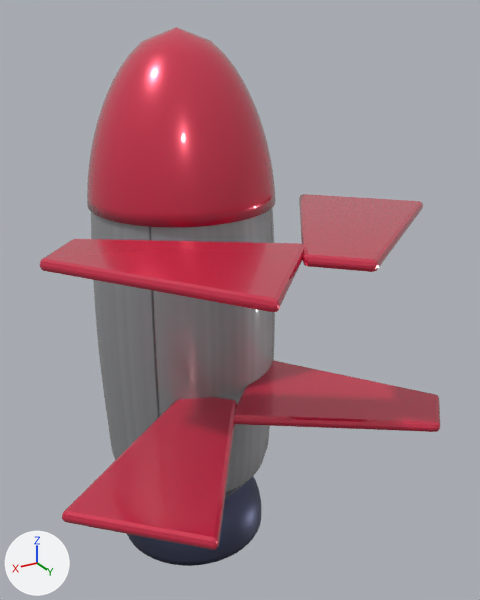
An edit to the glTF model frontend/public/models/rocket.glb, drawn before and after from the same camera.
One viewpoint serves both versions: a camera (50 mm lens) standing at (1.43, 2.94, 1.3) and looking at (-0.12, 0.37, 0.02). Lighting does not change. The marker at lower left points along +X, +Y and +Z. The older version comes first. Where no turn or scale is listed for an object, it has been applied to the vertices. Vertices at exactly the same position are counted once.

Objects in the first picture: 'fin_01', 'fin_02', 'fin_03', 'fin_04', 'rocket_hull', 'rocket_nose', 'rocket_nozzle'.
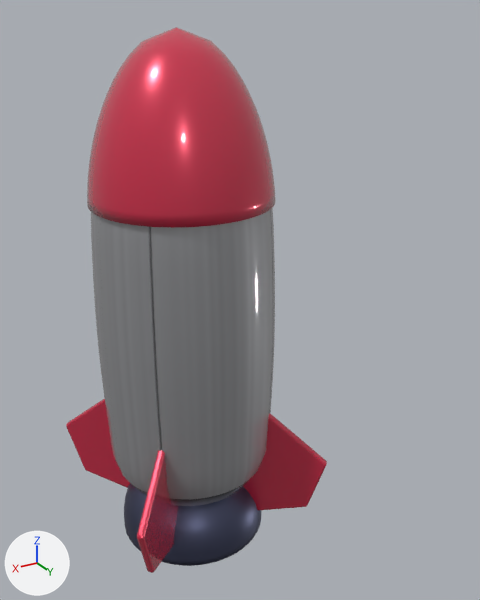
Where the change shows, as pixel boxes (x1, y1, x2, y2) in the pictures (480 x 600 px):
```json
{"object": "fin_04", "change": "reshaped, moved", "before": [62, 397, 237, 550], "after": [66, 398, 130, 488]}
{"object": "fin_01", "change": "reshaped, moved", "before": [40, 239, 305, 312], "after": [137, 450, 178, 573]}
{"object": "fin_02", "change": "reshaped, moved", "before": [299, 194, 423, 272], "after": [244, 414, 327, 510]}
{"object": "fin_03", "change": "reshaped, moved", "before": [233, 360, 441, 432], "on screen": "not visible afterwards"}
{"part": 1, "of": "me_fin_01", "change": "deleted", "before": [40, 239, 305, 312], "on screen": "red"}
{"part": 2, "of": "me_fin_01", "change": "added", "after": [137, 450, 178, 573], "on screen": "red"}
{"part": 3, "of": "me_fin_02", "change": "deleted", "before": [299, 194, 423, 272], "on screen": "red"}
{"part": 4, "of": "me_fin_02", "change": "added", "after": [244, 414, 327, 510], "on screen": "red"}
{"part": 6, "of": "me_fin_04", "change": "deleted", "before": [62, 397, 237, 550], "on screen": "red"}
{"part": 7, "of": "me_fin_04", "change": "added", "after": [66, 398, 130, 488], "on screen": "red"}
```

The change, as JSON lines over the scene's bpy script:
```json
{"block": "me_fin_01", "where": "# used by ob_fin_01; location = (0.438, 0.78, 0.438)"}
{"op": "remove", "block": "me_fin_01", "code": "me_fin_01.from_pydata(...)  # 56 vertices, 108 faces; spans x -0.546..0.427, y -0.427..0.546, z -0.025..0.025"}
{"op": "add", "block": "me_fin_01", "code": "me_fin_01.from_pydata(...)  # 56 vertices, 108 faces; spans x 0.203..0.573, y 0.203..0.573, z -1.437..-0.605"}
{"block": "me_fin_01", "change": "me_fin_01 part 1: 56 vertices removed from x -0.546..0.427, y -0.427..0.546, z -0.025..0.025"}
{"block": "me_fin_01", "change": "me_fin_01 part 2: 56 vertices added at x 0.203..0.573, y 0.203..0.573, z -1.437..-0.605"}
{"block": "me_fin_02", "where": "# used by ob_fin_02; location = (-0.438, 0.78, 0.438)"}
{"op": "remove", "block": "me_fin_02", "code": "me_fin_02.from_pydata(...)  # 56 vertices, 108 faces; spans x -0.546..0.427, y -0.546..0.427, z -0.025..0.025"}
{"op": "add", "block": "me_fin_02", "code": "me_fin_02.from_pydata(...)  # 56 vertices, 108 faces; spans x -0.573..-0.203, y 0.203..0.573, z -1.437..-0.605"}
{"block": "me_fin_02", "change": "me_fin_02 part 3: 56 vertices removed from x -0.546..0.427, y -0.546..0.427, z -0.025..0.025"}
{"block": "me_fin_02", "change": "me_fin_02 part 4: 56 vertices added at x -0.573..-0.203, y 0.203..0.573, z -1.437..-0.605"}
{"block": "me_fin_03", "where": "# used by ob_fin_03; location = (-0.438, 0.78, -0.438)"}
{"op": "remove", "block": "me_fin_03", "code": "me_fin_03.from_pydata(...)  # 56 vertices, 108 faces; spans x -0.427..0.546, y -0.546..0.427, z -0.025..0.025"}
{"op": "add", "block": "me_fin_03", "code": "me_fin_03.from_pydata(...)  # 56 vertices, 108 faces; spans x -0.573..-0.203, y -0.573..-0.203, z -1.437..-0.605"}
{"block": "me_fin_03", "change": "me_fin_03 part 5: 56 vertices removed from x -0.427..0.546, y -0.546..0.427, z -0.025..0.025"}
{"block": "me_fin_03", "change": "other edits to the shape of me_fin_03 do not show in these pictures"}
{"block": "me_fin_04", "where": "# used by ob_fin_04; location = (0.438, 0.78, -0.438)"}
{"op": "remove", "block": "me_fin_04", "code": "me_fin_04.from_pydata(...)  # 56 vertices, 108 faces; spans x -0.427..0.546, y -0.427..0.546, z -0.025..0.025"}
{"op": "add", "block": "me_fin_04", "code": "me_fin_04.from_pydata(...)  # 56 vertices, 108 faces; spans x 0.203..0.573, y -0.573..-0.203, z -1.437..-0.605"}
{"block": "me_fin_04", "change": "me_fin_04 part 6: 56 vertices removed from x -0.427..0.546, y -0.427..0.546, z -0.025..0.025"}
{"block": "me_fin_04", "change": "me_fin_04 part 7: 56 vertices added at x 0.203..0.573, y -0.573..-0.203, z -1.437..-0.605"}
{"op": "set", "path": "ob_fin_01.location", "old": "(0.438, 0.78, 0.438)", "new": "(0.0, 0.0, 0.0)"}
{"op": "set", "path": "ob_fin_02.location", "old": "(-0.438, 0.78, 0.438)", "new": "(0.0, 0.0, 0.0)"}
{"op": "set", "path": "ob_fin_03.location", "old": "(-0.438, 0.78, -0.438)", "new": "(0.0, 0.0, 0.0)"}
{"op": "set", "path": "ob_fin_04.location", "old": "(0.438, 0.78, -0.438)", "new": "(0.0, 0.0, 0.0)"}
```
